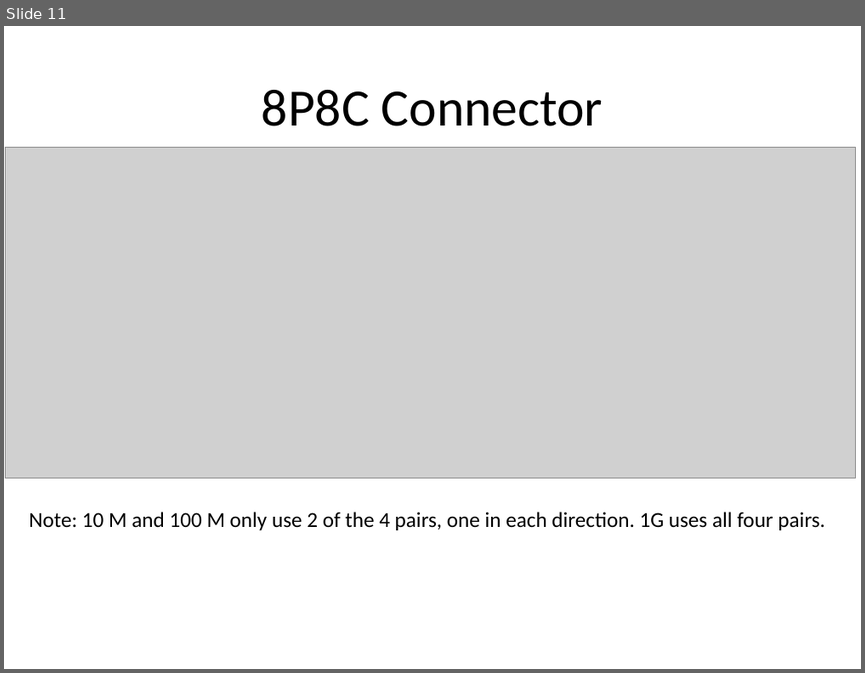
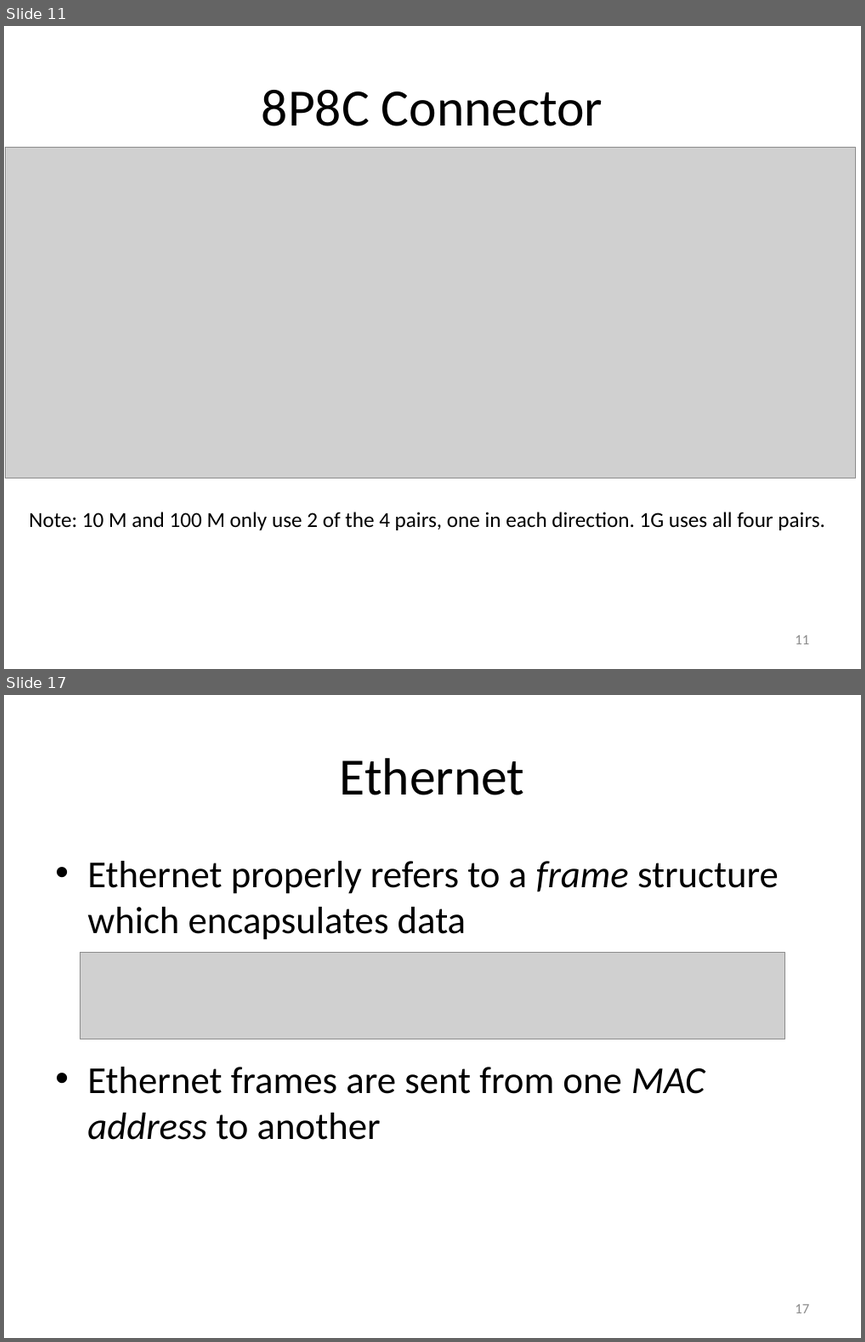
Before and after one commit to carlosgj/FRC-Training, a slide deck: Networking Basics.pptx. Shown one above the other, each under a label of ours: slide 11 before the commit, slides 11 and 17 after it; the slides between them are not shown. The pictures are 865x673 and 865x1342 pixels, drawn with LibreOffice and Linux fonts; fonts in the diff are those of the drawing; grey boxes stand for pictures. Boxes give left, top, right and bottom in pixels: in the first picture for what was removed or moved away, otherwise in the second. Text is boxed around its words. In the diff, an @@ line names an element or a change of style, - is before the commit and + after.

```diff
--- a/Networking Basics.pptx
+++ b/Networking Basics.pptx
@@ slide 17 added at bbox=[4, 695, 861, 1338], background #FFFFFF @@
@@ title added at bbox=[340, 758, 525, 795], 44 pt, text #000000 @@
+Ethernet
@@ text added at bbox=[87, 861, 778, 1140], 32 pt, text #000000 @@
+• Ethernet properly refers to a frame structure which encapsulates data
+• Ethernet frames are sent from one MAC address to another
@@ picture added at bbox=[80, 952, 784, 1038] @@
@@ page number added at bbox=[794, 1304, 809, 1313], 12 pt, text #8C8C8C @@
+17
@@ slide 11 changed as well @@
@@ page number added at bbox=[794, 635, 809, 644], 12 pt, text #8C8C8C @@
+11
```
Also in this commit, not shown: 10 other slides changed, 48 other slides added.
